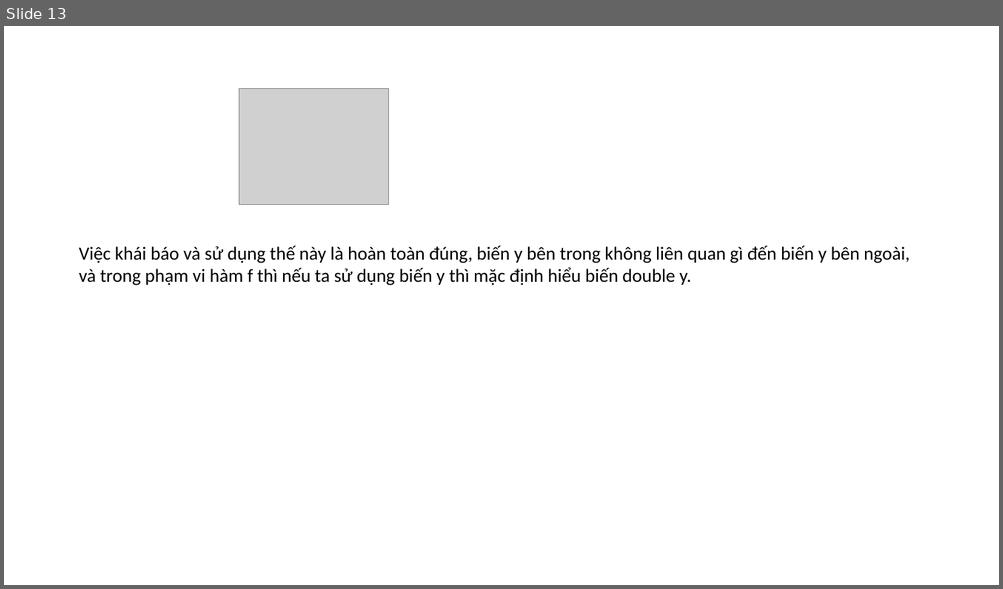
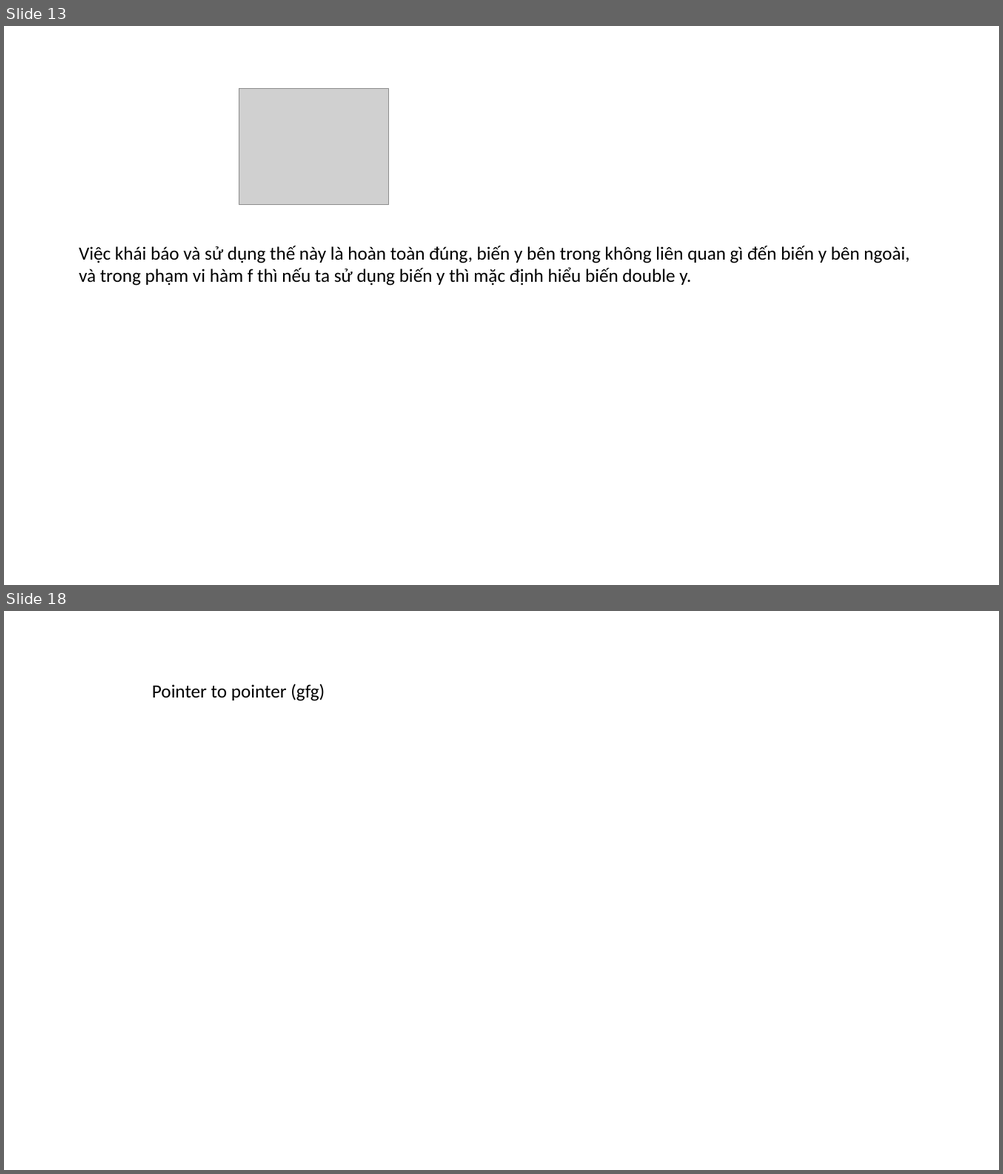
Before and after one commit to kientran0502/Training, a slide deck: Memorylayout/Memorylayout/Memory layout.pptx. Shown one above the other, each under a label of ours: slide 13 before the commit, slides 13 and 18 after it; the slides between them are not shown. The pictures are 1003x589 and 1003x1174 pixels, drawn with LibreOffice and Linux fonts; fonts in the diff are those of the drawing; grey boxes stand for pictures. Boxes give left, top, right and bottom in pixels: in the first picture for what was removed or moved away, otherwise in the second. Text is boxed around its words. In the diff, an @@ line names an element or a change of style, - is before the commit and + after.

```diff
--- a/Memorylayout/Memorylayout/Memory layout.pptx
+++ b/Memorylayout/Memorylayout/Memory layout.pptx
@@ slide 18 added at <box>4,611,999,1170</box>, background #FFFFFF @@
@@ text added at <box>152,684,324,701</box>, 18 pt, text #000000 @@
+Pointer to pointer (gfg)
```
Also in this commit, not shown: 1 slide changed, 7 other slides added, 1 other file.
